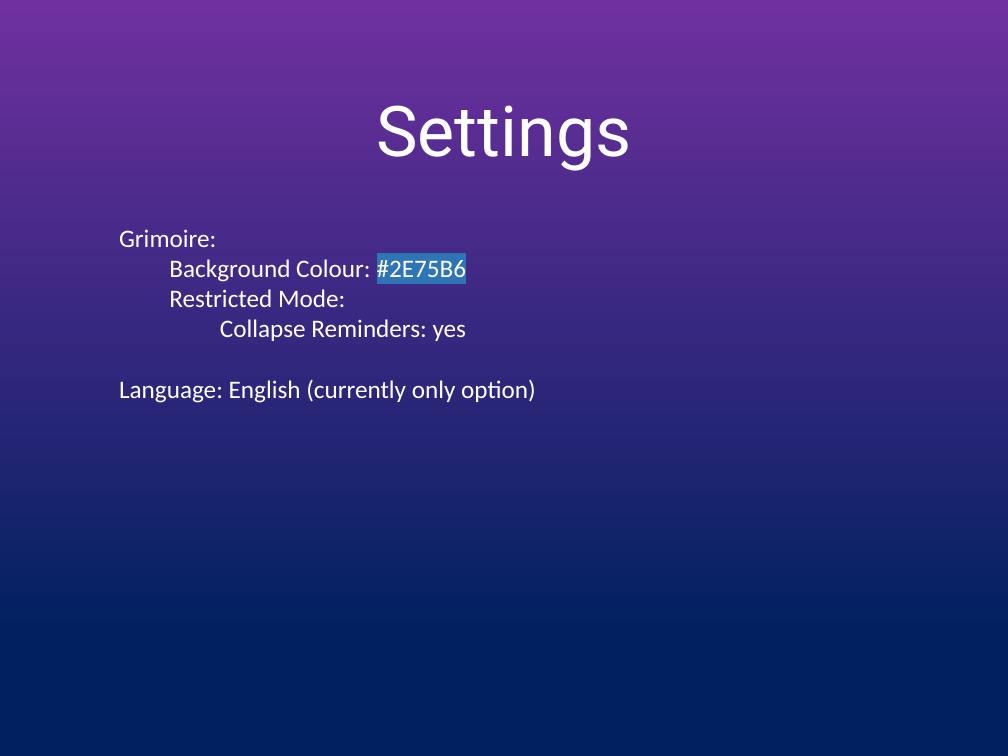
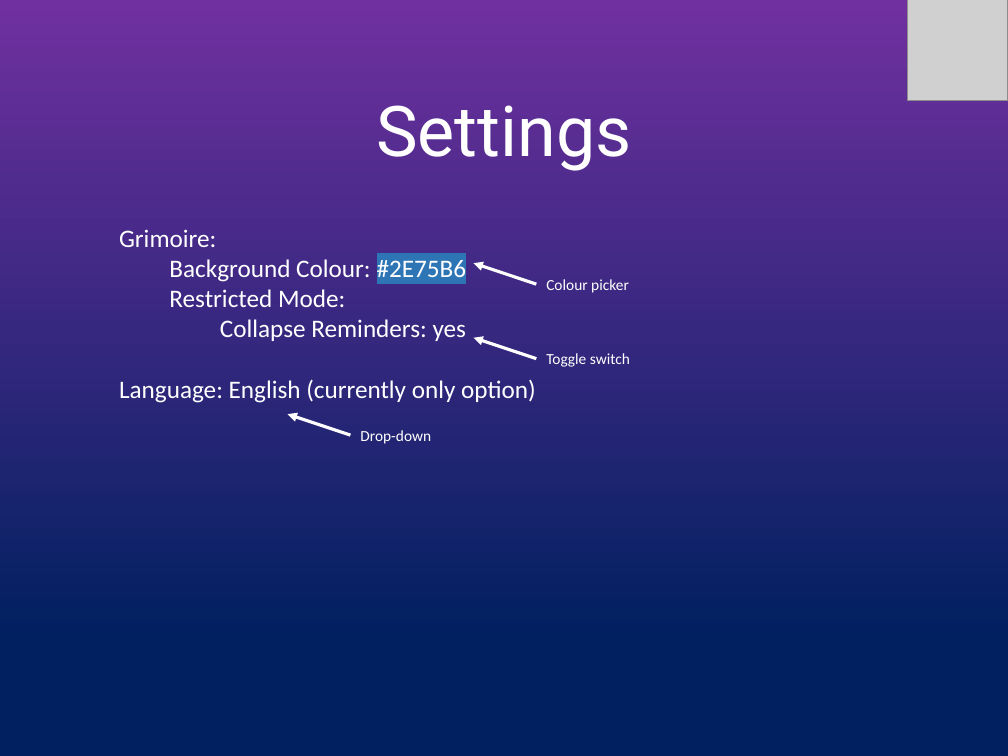
Before and after one commit to Nathan3-14/grimoire-nea, a slide deck: slide 2 of mockup.pptx. Drawn at 1008x756 pixels with LibreOffice and Linux fonts; fonts in the diff are those of the drawing; grey boxes stand for pictures. Boxes give left, top, right and bottom in pixels: in the first picture for what was removed or moved away, otherwise in the second. Text is boxed around its words. In the diff, an @@ line names an element or a change of style, - is before the commit and + after.

```diff
--- a/mockup.pptx
+++ b/mockup.pptx
@@ picture added at (x1=907, y1=0, x2=1008, y2=101) @@
@@ arrow added from (536, 284) to (474, 263), #FFFFFF 2.25 pt @@
@@ text added at (x1=546, y1=279, x2=629, y2=293), 11 pt, text #FFFFFF @@
+Colour picker
@@ arrow added from (536, 359) to (474, 338), #FFFFFF 2.25 pt @@
@@ text added at (x1=546, y1=353, x2=630, y2=367), 11 pt, text #FFFFFF @@
+Toggle switch
@@ arrow added from (351, 435) to (287, 414), #FFFFFF 2.25 pt @@
@@ text added at (x1=360, y1=430, x2=431, y2=444), 11 pt, text #FFFFFF @@
+Drop-down
```
Also in this commit, not shown: 15 other slides changed, 8 slides added, 1 slide removed.
